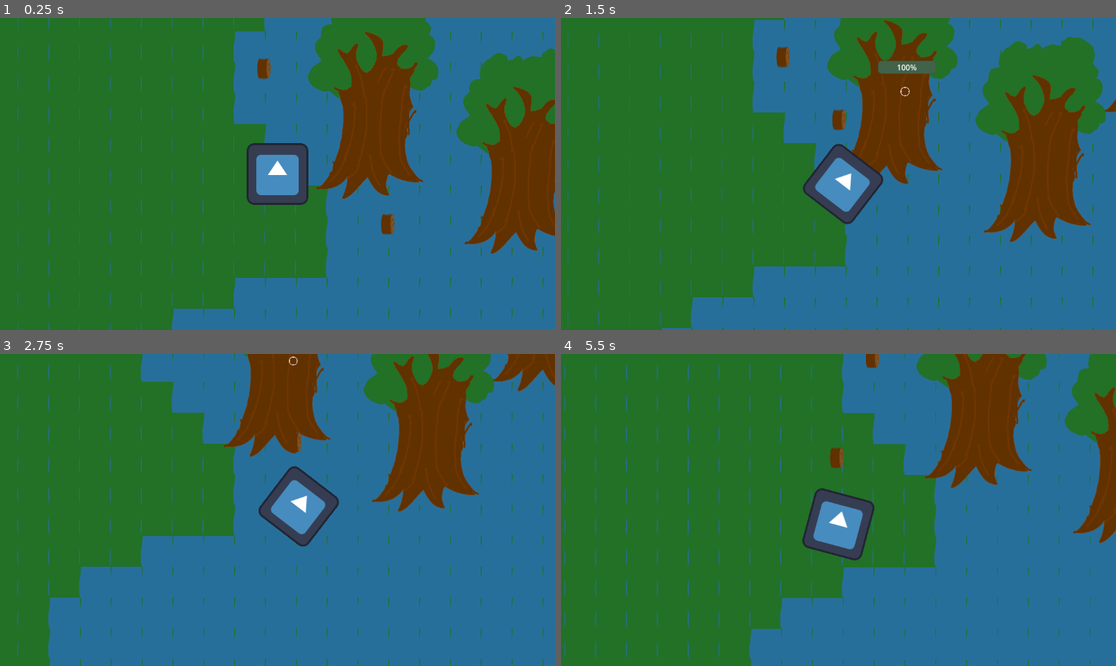
Above: before the commit, frames 1-4 (two rows, left to right).
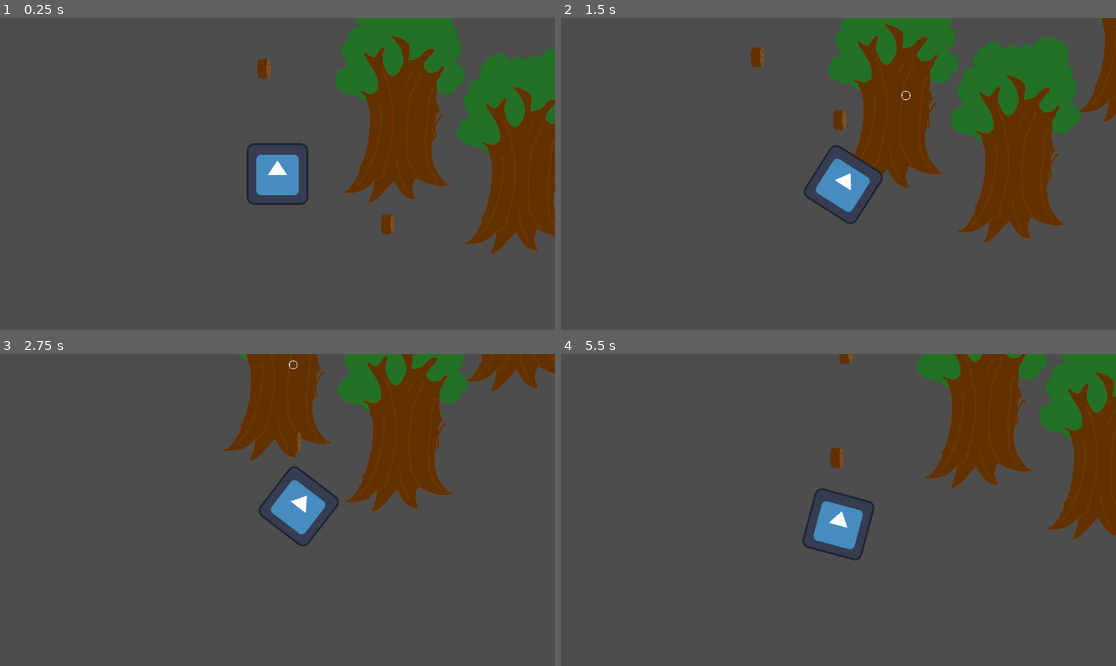
Above: after the commit, the same moments.

Repository: OgGhostJelly/unnamed-project
Game: Godot game, scene res://2d/2d.tscn
The game is run twice, just before and just after one commit, with the same random seed, the same clock (stepped at 60 frames per second) and the same inputs. The engine's default icon, where the game draws it, is replaced by a stand-in: a white triangle on a blue panel in a dark square.
Inputs:
- Up to frame 1 (0.25 s): no input
- Up to frame 2 (1.5 s): tap Enter at 0.5 s; hold Right (move_right) 0.53-1.28 s; hold E (interact) 0.53-1.28 s; hold Down (move_down) from 1.28 s (still down); tap E (interact) at 1.35 s
- Up to frame 3 (2.75 s): release Down (move_down) at 2.03 s; hold Right (move_right) from 2.03 s (still down); hold E (interact) from 2.03 s (still down)
- Up to frame 4 (5.5 s): release Right (move_right) at 2.78 s; release E (interact) at 2.78 s; hold Up (move_up) 2.78-3.53 s; tap E (interact) at 2.85, 4.35 s; hold E (interact) 3.53-4.28 s; hold Left (move_left) 3.53-5.03 s; tap Q (cancel) at 4.15 s; hold Down (move_down) from 5.03 s (still down); hold E (interact) from 5.03 s (still down)

The runs differ from the first frame. In frame 1, 85% of the frame differs, in the area x 0-100%, y 0-100%; in frame 2, 86%; in frame 3, 90%; in frame 4, 90%.
Error after the commit: Invalid assignment of property or key 'display_value' with value of type 'float' on a base object of type 'null instance'. (res://2d/interactable/tree/tree.gd:…

Commit message:
tinkering, lots of tinkering

Diff:
--- a/2d/2d.tscn
+++ b/2d/2d.tscn
@@ -1,33 +1,26 @@
-[gd_scene load_steps=8 format=3 uid="uid://b43305s1wvxq5"]
+[gd_scene load_steps=4 format=3 uid="uid://ka3ascqxf4ip"]
 
 [ext_resource type="PackedScene" uid="uid://dkv15avfpkrho" path="res://2d/interactable/tree/tree.tscn" id="1_25mko"]
 [ext_resource type="PackedScene" uid="uid://bm8bd1s5wj7t" path="res://2d/player/player.tscn" id="2_jivt0"]
 [ext_resource type="PackedScene" uid="uid://c033u31yfknya" path="res://2d/interactable/testificate/testificate.tscn" id="3_cgb3o"]
-[ext_resource type="Texture2D" uid="uid://bfeylmpqd8r4o" path="res://assets/ground.png" id="4_ifpc5"]
-[ext_resource type="Script" path="res://2d/TileMap.gd" id="5_moi0y"]
-
-[sub_resource type="TileSetAtlasSource" id="TileSetAtlasSource_nrla3"]
-resource_name = "Ground"
-texture = ExtResource("4_ifpc5")
-texture_region_size = Vector2i(64, 64)
-0:0/0 = 0
-1:0/0 = 0
-
-[sub_resource type="TileSet" id="TileSet_v8gp2"]
-tile_size = Vector2i(64, 64)
-sources/0 = SubResource("TileSetAtlasSource_nrla3")
 
 [node name="2D" type="Node2D"]
 y_sort_enabled = true
 
 [node name="Tree" parent="." instance=ExtResource("1_25mko")]
-position = Vector2(322, 312)
+position = Vector2(377, 320)
+drop = null
+drop_spread = 50.0
 
 [node name="Tree2" parent="." instance=ExtResource("1_25mko")]
 position = Vector2(878, 176)
+drop = null
+drop_spread = 50.0
 
 [node name="Tree3" parent="." instance=ExtResource("1_25mko")]
 position = Vector2(630, 426)
+drop = null
+drop_spread = 50.0
 
 [node name="Player" parent="." instance=ExtResource("2_jivt0")]
 position = Vector2(90, 360)
@@ -37,9 +30,3 @@
 
 [node name="Wood2" parent="." instance=ExtResource("3_cgb3o")]
 position = Vector2(319, 464)
-
-[node name="TileMap" type="TileMap" parent="."]
-z_index = -4096
-tile_set = SubResource("TileSet_v8gp2")
-format = 2
-script = ExtResource("5_moi0y")
--- a/2d/TileMap.gd
+++ /dev/null
@@ -1,20 +0,0 @@
-extends TileMap
-
-
-@export var size: Vector2i = Vector2i(200,200)
-
-const atlas_coords: Array = [
-	Vector2i(0,0),
-	Vector2i(1,0)
-]
-
-
-func _ready() -> void:
-	var noise_texture: FastNoiseLite = FastNoiseLite.new()
-	noise_texture.noise_type = FastNoiseLite.TYPE_PERLIN
-	noise_texture.seed = randi()
-
-	for x in range(size.x):
-		for y in range(size.y):
-			print(noise_texture.get_noise_2d(x, y)," ",floor(noise_texture.get_noise_2d(x, y) - 0.0001) + 1)
-			set_cell(0, Vector2i(x,y) - size / 2, 0, atlas_coords[floor(noise_texture.get_noise_2d(x, y) - 0.0001) + 1])
--- /dev/null
+++ b/2d/interactable/breakable.gd
@@ -0,0 +1,2 @@
+extends Interactable
+class_name Breakable
--- a/2d/interactable/interactor.gd
+++ b/2d/interactable/interactor.gd
@@ -2,12 +2,6 @@
 class_name Interactor
 
 var interactable: Interactable = null
-
-
-func _input(event: InputEvent) -> void:
-	if event.is_action_pressed("interact"):
-		if is_instance_valid(interactable):
-			interactable._interacted()
 
 
 func update_interactable() -> void:
@@ -18,7 +12,7 @@
 		if is_instance_valid(_interactable): _interactable._selected()
 
 		interactable = _interactable
-		IPM.interactable = _interactable
+		Player.selected_item = _interactable
 
 
 func get_nearest_interactable() -> Interactable:
--- a/2d/interactable/tree/tree.tscn
+++ b/2d/interactable/tree/tree.tscn
@@ -3,7 +3,7 @@
 [ext_resource type="Script" path="res://2d/interactable/tree/tree.gd" id="1_dcxp3"]
 [ext_resource type="PackedScene" uid="uid://ta50vi4yl8gk" path="res://2d/interactable/wood/wood.tscn" id="2_e26ta"]
 [ext_resource type="Texture2D" uid="uid://b10bhe32kpute" path="res://assets/tree.png" id="3_d5r6s"]
-[ext_resource type="Script" path="res://2d/interactable/tree/tree_interactable.gd" id="4_kw1p5"]
+[ext_resource type="Script" path="res://2d/interactable/breakable.gd" id="4_fo35v"]
 
 [sub_resource type="CapsuleShape2D" id="CapsuleShape2D_ei60b"]
 radius = 70.0
@@ -21,11 +21,11 @@
 position = Vector2(-23, -114)
 texture = ExtResource("3_d5r6s")
 
-[node name="Interactor" type="Area2D" parent="."]
+[node name="Breakable" type="Area2D" parent="."]
 position = Vector2(-7, -99)
-script = ExtResource("4_kw1p5")
+script = ExtResource("4_fo35v")
 
-[node name="CollisionShape2D" type="CollisionShape2D" parent="Interactor"]
+[node name="CollisionShape2D" type="CollisionShape2D" parent="Breakable"]
 shape = SubResource("CapsuleShape2D_ei60b")
 
 [node name="CollisionPolygon2D" type="CollisionShape2D" parent="."]
--- a/2d/interactable/tree/tree_interactable.gd
+++ /dev/null
@@ -1,4 +0,0 @@
-extends Interactable
-@onready var parent: Node2D = get_parent()
-func _interacted() -> void:
-	parent._interacted()
--- a/2d/player/inventory_display/inventory_display.gd
+++ b/2d/player/inventory_display/inventory_display.gd
@@ -3,12 +3,12 @@
 var sprite: Sprite2D = Sprite2D.new()
 
 func _ready() -> void:
-	Player.item_changed.connect(update_display)
+	Player.held_item_changed.connect(update_display)
 
 func update_display() -> void:
 	if is_instance_valid(sprite):
 		sprite.queue_free()
 
-	if is_instance_valid(Player.item):
-		sprite = Player.item.get_node("Sprite2D").duplicate()
+	if is_instance_valid(Player.held_item):
+		sprite = Player.held_item.get_node("Sprite2D").duplicate()
 		add_child(sprite)
--- a/2d/player/player.gd
+++ b/2d/player/player.gd
@@ -28,7 +28,7 @@
 	)
 
 	velocity = input_vector * speed
-	velocity *= overencumbered if is_instance_valid(Player.item) else 1.0
+	velocity *= overencumbered if is_instance_valid(Player.held_item) else 1.0
 
 	move_and_slide()
 
--- a/atld/ipm/ipm.gd
+++ b/atld/ipm/ipm.gd
@@ -1,12 +1,8 @@
 extends Node2D
-
-
-signal interactable_changed
 
 
 @onready var progress_bar: ProgressBar = $ProgressBar
 @onready var sprite: Sprite2D = $Sprite2D
-var interactable: Interactable: set = _interactable_changed
 
 
 func _process(_delta: float) -> void:
@@ -14,27 +10,25 @@
 	sprite.scale.y = sin(Time.get_ticks_msec() * 0.005)
 
 	update_display_value()
+	update_position()
 
 
-func _interactable_changed(value: Interactable) -> void:
-	interactable = value
-	interactable_changed.emit()
-
-	if is_instance_valid(interactable):
+func update_position() -> void:
+	if is_instance_valid(Player.selected_item):
 		visible = true
-		global_position = interactable.global_position
+		global_position = Player.selected_item.global_position
 	else:
 		visible = false
 
 
 func update_display_value() -> void:
-	if not is_instance_valid(interactable): return
+	if not is_instance_valid(Player.selected_item): return
 
-	if interactable.display_value:
+	if Player.selected_item.display_value:
 		progress_bar.visible = true
-		progress_bar.value = interactable.display_value
+		progress_bar.value = Player.selected_item.display_value
 	else:
 		progress_bar.visible = false
 
-	if interactable.max_display_value:
-		progress_bar.max_value = interactable.max_display_value
+	if Player.selected_item.max_display_value:
+		progress_bar.max_value = Player.selected_item.max_display_value
--- a/atld/player.gd
+++ b/atld/player.gd
@@ -1,20 +1,27 @@
 extends Node
 
-signal item_changed
+signal held_item_changed
 
-var item: Pickup = null: set = _item_changed
+var held_item: Pickup = null: set = _held_item_changed
+var selected_item: Interactable = null
 var node: Node = null
 
 
-func _unhandled_key_input(event: InputEvent) -> void:
+func _unhandled_input(event: InputEvent) -> void:
 	if event.is_action_pressed("cancel"):
 		pickup(null)
+		get_viewport().set_input_as_handled()
 
-func _item_changed(value: Pickup) -> void:
-	item = value
-	item_changed.emit()
+	elif event.is_action_pressed("interact") and is_instance_valid(selected_item):
+		selected_item._interacted()
+		get_viewport().set_input_as_handled()
+
+
+func _held_item_changed(value: Pickup) -> void:
+	held_item = value
+	held_item_changed.emit()
 
 func pickup(_item: Node) -> void:
-	if is_instance_valid(item): get_tree().current_scene.add_child(item); item._dropped(_item)
-	if is_instance_valid(_item): _item.get_parent().remove_child(_item); _item._pickedup(item)
-	item = _item
+	if is_instance_valid(held_item): get_tree().current_scene.add_child(held_item); held_item._dropped(_item)
+	if is_instance_valid(_item): _item.get_parent().remove_child(_item); _item._pickedup(held_item)
+	held_item = _item
--- a/project.godot
+++ b/project.godot
@@ -9,6 +9,11 @@
 config_version=5
 
 _global_script_classes=[{
+"base": "Interactable",
+"class": &"Breakable",
+"language": &"GDScript",
+"path": "res://2d/interactable/breakable.gd"
+}, {
 "base": "Area2D",
 "class": &"Interactable",
 "language": &"GDScript",
@@ -19,15 +24,28 @@
 "language": &"GDScript",
 "path": "res://2d/interactable/interactor.gd"
 }, {
+"base": "TileMap",
+"class": &"LFFTileMap",
+"language": &"GDScript",
+"path": "res://temp/lazy_flood_fill.gd"
+}, {
 "base": "Interactable",
 "class": &"Pickup",
 "language": &"GDScript",
 "path": "res://2d/interactable/pickup.gd"
+}, {
+"base": "TileMap",
+"class": &"ROFTileMap",
+"language": &"GDScript",
+"path": "res://temp/ropenf.gd"
 }]
 _global_script_class_icons={
+"Breakable": "",
 "Interactable": "",
 "Interactor": "",
-"Pickup": ""
+"LFFTileMap": "",
+"Pickup": "",
+"ROFTileMap": ""
 }
 
 [application]
@@ -88,3 +106,4 @@
 [rendering]
 
 renderer/rendering_method="gl_compatibility"
+textures/canvas_textures/default_texture_filter=0
--- /dev/null
+++ b/temp/lazy_flood_fill.gd
@@ -0,0 +1,25 @@
+extends TileMap
+class_name LFFTileMap
+
+
+@export var chance: float = 1.0
+@export var decay: float = 0.99
+
+var deque: Array = [Vector2i.ZERO,Vector2i.ZERO]
+
+func _ready() -> void:
+	while not deque.is_empty():
+		for i in deque.size():
+			set_cell(0, deque[0], 0, Vector2i(1,1))
+			deque.pop_front()
+
+			if chance >= randf():
+				deque.append_array([
+					deque[0] + Vector2i(0,-1),
+					deque[0] + Vector2i(0,1),
+					deque[0] + Vector2i(-1,0),
+					deque[0] + Vector2i(1,0)
+				].filter(func(v): return not deque.has(v)))
+
+			chance *= decay
+	set_cells_terrain_connect(0, get_used_cells(0), 0, 0)
--- /dev/null
+++ b/temp/perlin.gd
@@ -0,0 +1,55 @@
+extends TileMap
+
+
+@export var siz: int = 100
+
+
+func _ready() -> void:
+	var noise_texture: NoiseTexture2D = await create_noise_texture(siz, siz)
+	var masked_texture: ImageTexture = create_masked_texture(noise_texture)
+	var contrasted_texture: ImageTexture = create_contrasted_texture(masked_texture)
+
+	generate_map_from_texture(contrasted_texture)
+
+
+func create_noise_texture(width: int, height: int) -> NoiseTexture2D:
+	var noise_texture: NoiseTexture2D = NoiseTexture2D.new()
+	noise_texture.noise = FastNoiseLite.new()
+	noise_texture.noise.noise_type = FastNoiseLite.TYPE_VALUE_CUBIC
+	noise_texture.noise.seed = randi()
+	noise_texture.noise.frequency = 0.05
+	noise_texture.width = width
+	noise_texture.height = height
+	await get_tree().process_frame
+	return noise_texture
+
+
+func create_masked_texture(texture: Texture2D, size: float = 0.4, mask_color: Color = Color.BLACK) -> ImageTexture:
+	var image: Image = texture.get_image()
+	for x in image.get_width(): for y in image.get_height():
+		var pos: Vector2 = (Vector2(x, y) / Vector2(image.get_size())) - Vector2(0.5, 0.5)
+		if(sqrt(pos.x * pos.x + pos.y * pos.y) < size):
+			image.set_pixel(x, y, image.get_pixel(x, y))
+		else:
+			image.set_pixel(x, y, mask_color)
+	return ImageTexture.create_from_image(image)
+
+
+func create_contrasted_texture(texure: Texture2D) -> ImageTexture:
+	var image: Image = texure.get_image()
+	for x in image.get_width(): for y in image.get_height():
+		var image_color: Color = image.get_pixel(x, y)
+		var color: Color = Color(
+			round(image_color.r),
+			round(image_color.g),
+			round(image_color.b),
+			round(image_color.a)
+		)
+		image.set_pixel(x, y, color)
+	return ImageTexture.create_from_image(image)
+
+
+func generate_map_from_texture(texture: Texture2D) -> void:
+	var image: Image = texture.get_image()
+	for x in image.get_width(): for y in image.get_height():
+		set_cell(0, Vector2i(x,y), 0, Vector2i(0,0) if image.get_pixel(x, y) == Color.WHITE else Vector2i(1,0))
--- /dev/null
+++ b/temp/ropenf.gd
@@ -0,0 +1,42 @@
+extends TileMap
+class_name ROFTileMap
+
+
+@export var depth: int = 20
+var otiles: Array = [Vector2i.ZERO]
+var tiles: Dictionary = {}
+
+
+class ROFTile extends Node:
+	var neighbors: Dictionary = {
+		Vector2i(-1,0):null,
+		Vector2i(1,0):null,
+		Vector2i(0,-1):null,
+		Vector2i(0,1):null
+	}
+	var position: Vector2i
+	var roftilemap: ROFTileMap
+
+	func _init(_position: Vector2i, _roftilemap: ROFTileMap) -> void:
+		position = _position
+
+		roftilemap = _roftilemap
+		roftilemap.tiles[position] = self
+
+		roftilemap.otiles.erase(position)
+		roftilemap.otiles.append_array(neighbors.keys().map(func(v): return position + v))
+
+		roftilemap.set_cell(0, position, 0, Vector2i(0,0))
+		update_neighbors()
+
+	func update_neighbors() -> void:
+		for d in neighbors.keys():
+			if is_instance_valid(roftilemap.tiles.get(position + d)):
+				roftilemap.otiles.erase(position + d)
+
+
+func _ready() -> void:
+	while depth > tiles.size():
+		for t in otiles.duplicate():
+			if randf() > 0.001: continue
+			ROFTile.new(t, self)
Binary file changed: assets/ground.png
Not shown, changed: todo.txt
Not shown, added: assets/ground.png~
